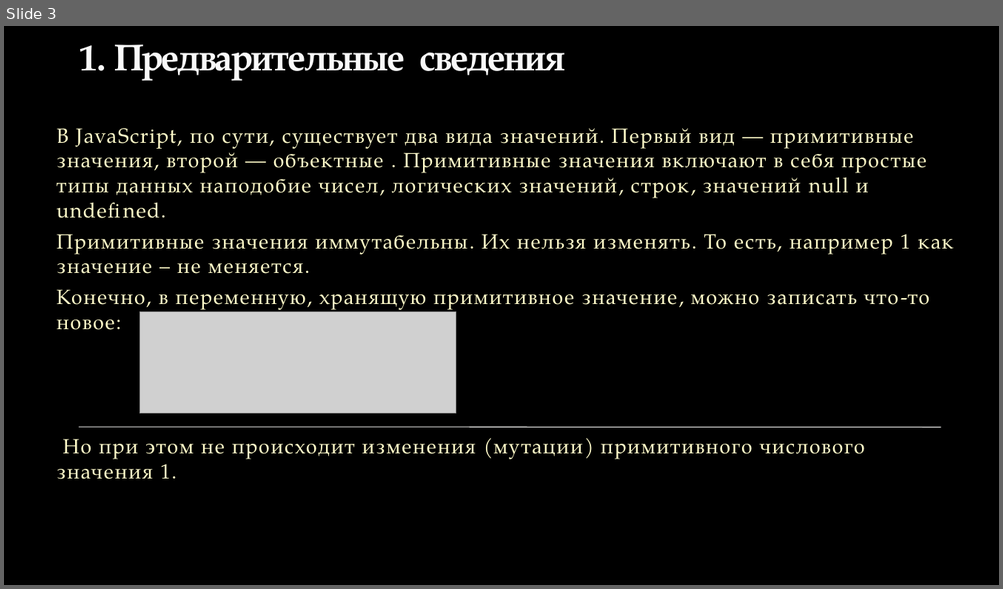
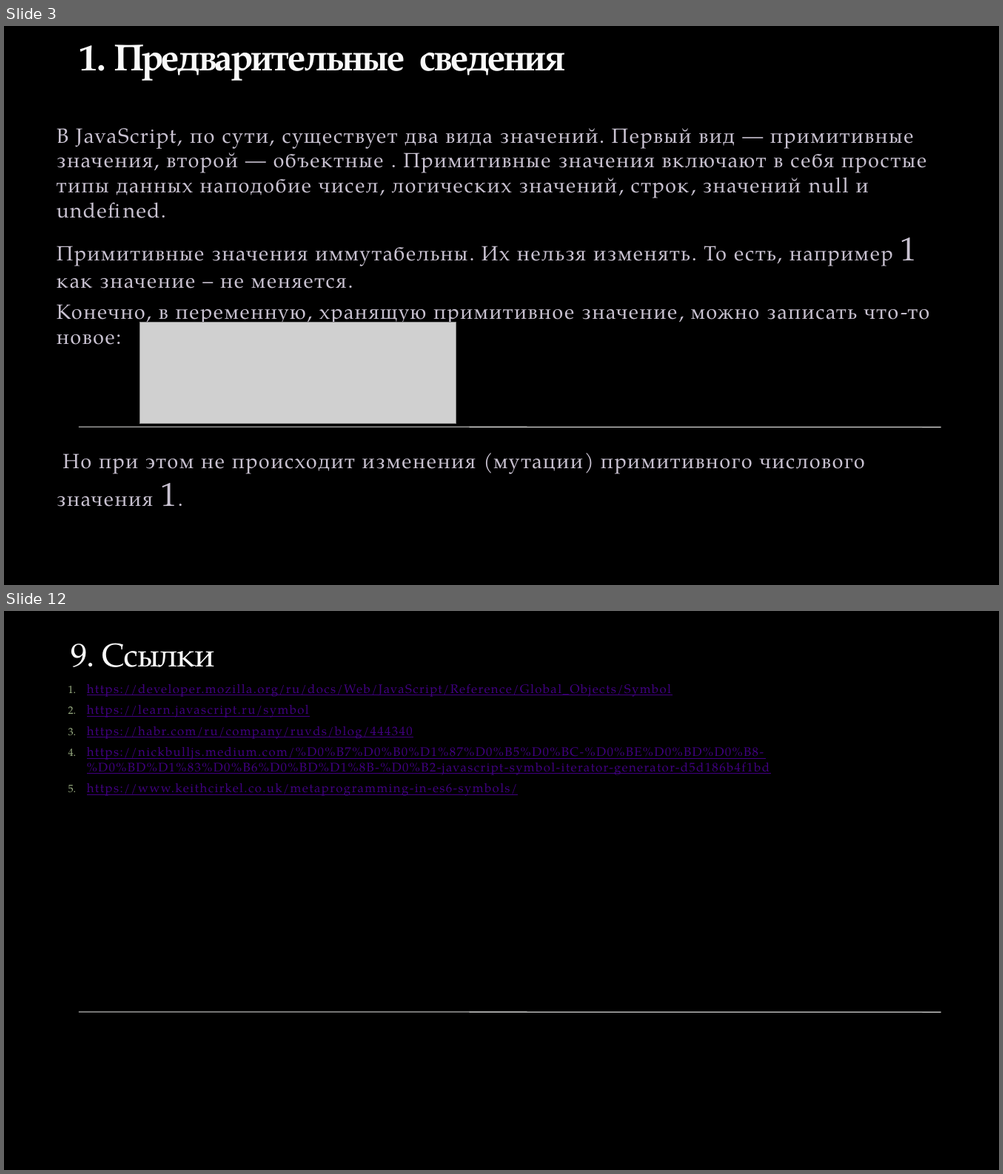
Before and after one commit to Vovan1608/internship, a slide deck: Symbol type.pptx. Shown one above the other, each under a label of ours: slide 3 before the commit, slides 3 and 12 after it; the slides between them are not shown. The pictures are 1003x589 and 1003x1174 pixels, drawn with LibreOffice and Linux fonts; fonts in the diff are those of the drawing; grey boxes stand for pictures; background and template pictures are left out. Boxes give left, top, right and bottom in pixels: in the first picture for what was removed or moved away, otherwise in the second. Text is boxed around its words. In the diff, an @@ line names an element or a change of style, - is before the commit and + after.

Commit message:
save Symbol

```diff
--- a/Symbol type.pptx
+++ b/Symbol type.pptx
@@ slide 12 added at [4,611,999,1170], background picture (left out); not listed: 1 template element that a slide beside it also shows @@
@@ title added at [71,643,215,667], 32 pt, text #F9F9F9 @@
+9. Ссылки
@@ text added at [87,684,769,796], 12 pt, text #410082, underline @@
+1. https://developer.mozilla.org/ru/docs/Web/JavaScript/Reference/Global_Objects/Symbol
+2. https://learn.javascript.ru/symbol
+3. https://habr.com/ru/company/ruvds/blog/444340
+4. https://nickbulljs.medium.com/%D0%B7%D0%B0%D1%87%D0%B5%D0%BC-%D0%BE%D0%BD%D0%B8-%D0%BD%D1%83%D0%B6%D0%BD%D1%8B-%D0%B2-javascript-symbol-iterator-generator-d5d186b4f1bd
+5. https://www.keithcirkel.co.uk/metaprogramming-in-es6-symbols/
@@ slide 3 changed as well @@
@@ text "В JavaScript, по сути, существует ..." at [57,128,930,507]: text colour #FEFAC9 to #C9C2D1; size 20 to 32 pt in "1", "1." @@
@@ picture: place and size @@
-picture at [140,312,456,413]
+picture at [140,322,456,423]
```
Also in this commit, not shown: 2 other slides changed, 8 other slides added.
